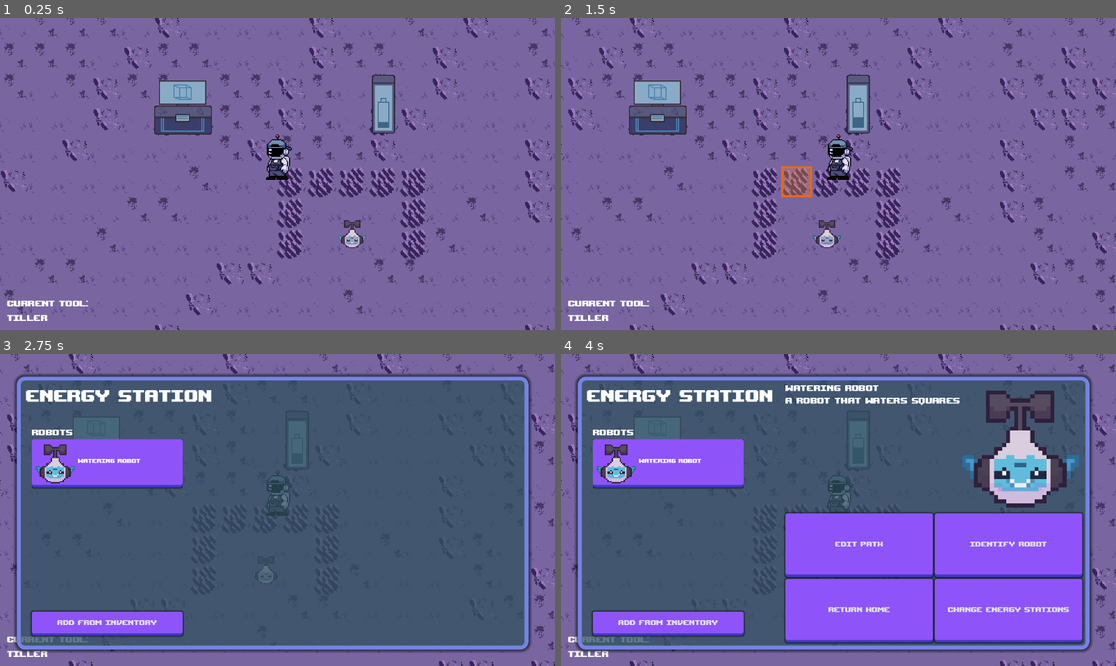
Above: before the commit, frames 1-4 (two rows, left to right).
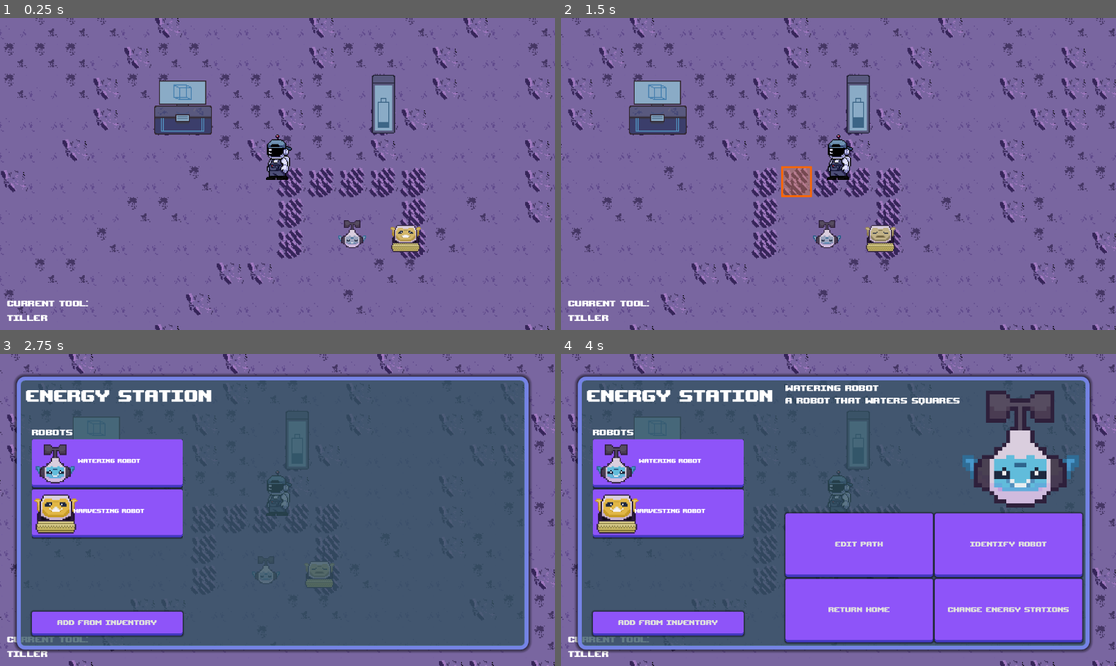
Above: after the commit, the same moments.

Repository: DevFTB/Moonbeam-Meadows
Game: Godot game, scene res://Level/moon.tscn
Two runs of this game, one before a commit and one after it. Both use one fixed random seed, a clock stepped at 60 frames per second and the inputs below.
Inputs (mouse positions are in pixels of both pictures, inside the frame that each line leads up to):
- Up to frame 1 (0.25 s): no input
- Up to frame 2 (1.5 s): tap Enter at 0.5 s; move the mouse to (960, 158) at 0.52 s; hold D (move_right) 0.53-1.25 s; hold E (interact) 0.53-1.25 s; click (960, 158) at 0.67 s; tap F (pickup) at 0.8 s; drag from (727, 189) to (860, 105) at 1.27 s
- Up to frame 3 (2.75 s): tap Space at 2 s; move the mouse to (333, 441) at 2.02 s; hold D (move_right) from 2.03 s (still down); hold E (interact) from 2.03 s (still down); tap F (pickup) at 2.3 s
- Up to frame 4 (4 s): release D (move_right) at 2.75 s; release E (interact) at 2.75 s; click "Watering Robot" (after the commit: "Harvesting Robot") at 2.75 s; click "Watering Robot" at 3.5 s

The runs differ from the first frame. In frame 1, 0.4% of the frame differs, in the area x 70-76%, y 66-76%; in frame 2, 0.4%; in frame 3, 4.5%, in the area x 5-60%, y 42-76%; in frame 4, 4.4%.

Commit message:
harvesting robot harvests

Diff:
--- a/Level/Crops/CropEntity.gd
+++ b/Level/Crops/CropEntity.gd
@@ -1,4 +1,5 @@
 extends Node2D
+class_name CropEntity
 
 var fertilised = false
 
--- a/Level/Crops/Resources/crop_moon_wheat.tres
+++ b/Level/Crops/Resources/crop_moon_wheat.tres
@@ -24,7 +24,7 @@
 produce_item = ExtResource("1_cvf4x")
 amount_of_stages = 3
 stage_textures = Array[Texture2D]([SubResource("AtlasTexture_h3e4s"), SubResource("AtlasTexture_5y8v1"), SubResource("AtlasTexture_5rlhg")])
-growth_time = 2.0
+growth_time = 0.1
 dehydration_rate = 0.05
 optimal_temperature = 20.0
 max_temp_modifier = 2.0
--- a/Level/Level.gd
+++ b/Level/Level.gd
@@ -127,3 +127,6 @@
 func clear_highlight():
 	for cell in get_used_cells_by_id(1):
 		set_cell(1, cell, -1)
+
+func get_crop_entity(grid_position: Vector2i) -> CropEntity:
+	return crop_map.get(grid_position)
--- a/Level/moon.tscn
+++ b/Level/moon.tscn
@@ -8,6 +8,7 @@
 [ext_resource type="Resource" uid="uid://d4eq6g7albnb4" path="res://Level/Fertiliser/fertiliser_lunar_sprinkles.tres" id="4_57r43"]
 [ext_resource type="Script" path="res://GUI/ToolGUI.gd" id="4_i0hmv"]
 [ext_resource type="PackedScene" uid="uid://si140o2awqdt" path="res://Level/Energy Station/energy_station.tscn" id="6_b6ae7"]
+[ext_resource type="Resource" uid="uid://choblhjhtnuhb" path="res://Robots/HarvestingRobot/harvesting_robot_resource.tres" id="6_iruk3"]
 [ext_resource type="Script" path="res://Level/Trade Station/TradeStation.gd" id="8_3x22d"]
 [ext_resource type="Script" path="res://Inventory/InventoryComponent.gd" id="9_iadx0"]
 [ext_resource type="Script" path="res://GUI/PhoneGUI.gd" id="9_kceb6"]
@@ -33,6 +34,7 @@
 [ext_resource type="Script" path="res://GUI/RobotInventoryGUI.gd" id="21_ktqqq"]
 [ext_resource type="Script" path="res://GUI/ErrorPassLabel.gd" id="28_48y4d"]
 [ext_resource type="Resource" uid="uid://bhgci1lelg6mr" path="res://Robots/WateringRobot/water_robot_resource.tres" id="30_acke8"]
+[ext_resource type="PackedScene" uid="uid://ddf6vsbhvrf" path="res://Robots/HarvestingRobot/harvesting_robot.tscn" id="35_42xdg"]
 [ext_resource type="PackedScene" uid="uid://cnbuxj36mxtbt" path="res://Robots/WateringRobot/watering_robot.tscn" id="35_74b3b"]
 [ext_resource type="Script" path="res://GUI/EditingCamera.gd" id="37_irf5s"]
 
@@ -104,7 +106,7 @@
 script = ExtResource("2_qn437")
 crops = Array[Resource("res://Level/Crops/CropResource.gd")]([ExtResource("3_v0lsh")])
 fertilisers = Array[Resource("res://Level/Fertiliser/FertiliserResource.gd")]([ExtResource("4_57r43")])
-robots = Array[Resource("res://Robots/RobotResource.gd")]([ExtResource("30_acke8")])
+robots = Array[Resource("res://Robots/RobotResource.gd")]([ExtResource("30_acke8"), ExtResource("6_iruk3")])
 
 [node name="Entities" type="Node2D" parent="."]
 
@@ -475,18 +477,19 @@
 script = ExtResource("10_u7prv")
 inventory = NodePath("../../../../../../../../Player/FertiliserInventory")
 
-[node name="VBoxContainer4" type="VBoxContainer" parent="CanvasLayer/GUI/OverscreenUI/PhoneGUI/Inventory/InventorySections"]
-layout_mode = 2
-size_flags_horizontal = 3
-
-[node name="Label" type="Label" parent="CanvasLayer/GUI/OverscreenUI/PhoneGUI/Inventory/InventorySections/VBoxContainer4"]
-layout_mode = 2
-text = "Robots"
-
-[node name="InventoryRobotGUI" type="VBoxContainer" parent="CanvasLayer/GUI/OverscreenUI/PhoneGUI/Inventory/InventorySections/VBoxContainer4" node_paths=PackedStringArray("inventory")]
-layout_mode = 2
-size_flags_vertical = 3
-script = ExtResource("21_ktqqq")
+[node name="VBoxContainer5" type="VBoxContainer" parent="CanvasLayer/GUI/OverscreenUI/PhoneGUI/Inventory/InventorySections"]
+layout_mode = 2
+size_flags_horizontal = 3
+
+[node name="Label" type="Label" parent="CanvasLayer/GUI/OverscreenUI/PhoneGUI/Inventory/InventorySections/VBoxContainer5"]
+layout_mode = 2
+text = "Robots
+"
+
+[node name="Label3" type="Label" parent="CanvasLayer/GUI/OverscreenUI/PhoneGUI/Inventory/InventorySections/VBoxContainer5" node_paths=PackedStringArray("inventory")]
+layout_mode = 2
+size_flags_vertical = 2
+script = ExtResource("10_u7prv")
 inventory = NodePath("../../../../../../../../Player/RobotInventory")
 
 [node name="Control" type="Control" parent="CanvasLayer/GUI/OverscreenUI/PhoneGUI/Inventory"]
@@ -823,7 +826,10 @@
 
 [node name="Robots" type="Node2D" parent="."]
 
-[node name="Robot" parent="Robots" instance=ExtResource("35_74b3b")]
+[node name="WateringRobot" parent="Robots" instance=ExtResource("35_74b3b")]
+
+[node name="HarvestingRobot" parent="Robots" instance=ExtResource("35_42xdg")]
+position = Vector2(551, 404)
 
 [node name="GridPathLine" type="Node2D" parent="."]
 script = ExtResource("19_gqpxo")
--- /dev/null
+++ b/Robots/HarvestingRobot/HarvestingRobot.gd
@@ -0,0 +1,24 @@
+extends "res://Robots/Robot.gd"
+
+func can_do_action(grid_position):
+	var crop_entity = level.get_crop_entity(grid_position)
+	return crop_entity != null and crop_entity.is_fully_grown()
+
+func do_action(grid_position):
+	if level.harvest_land(grid_position, self):
+		super.do_action(grid_position)
+
+func get_inventory(item_type: InventoryItem.ItemType) -> InventoryComponent:
+	if item_type == InventoryItem.ItemType.PRODUCE:
+		return $ProduceInventory
+	return null
+
+func power_down():
+	$WheelParticlesLeft.emitting = false
+	$WheelParticlesRight.emitting = false
+	super.power_down()
+
+func on_move_start():
+	$WheelParticlesLeft.emitting = true
+	$WheelParticlesRight.emitting = true
+	super.on_move_start()
--- /dev/null
+++ b/Robots/HarvestingRobot/harvesting_robot.tscn
@@ -0,0 +1,95 @@
+[gd_scene load_steps=14 format=3 uid="uid://ddf6vsbhvrf"]
+
+[ext_resource type="Script" path="res://Robots/HarvestingRobot/HarvestingRobot.gd" id="1_jlpvt"]
+[ext_resource type="Resource" uid="uid://bj22gf230c1eh" path="res://Robots/HarvestingRobot/harvesting_robot_item.tres" id="2_yh3pa"]
+[ext_resource type="SpriteFrames" uid="uid://chcp5qw6tyuew" path="res://Robots/HarvestingRobot/harvesting_robot_sprite_frames.tres" id="3_pjssa"]
+[ext_resource type="Texture2D" uid="uid://b0e7iq0qo58q4" path="res://Robots/robot_track_particle.png" id="3_yovqt"]
+[ext_resource type="Script" path="res://Robots/RobotAnimationController.gd" id="4_kvdie"]
+[ext_resource type="Script" path="res://Robots/ProximityInteractor.gd" id="5_rak5r"]
+[ext_resource type="Theme" uid="uid://c2bxfvlq30rpq" path="res://GUI/gui_theme.tres" id="6_jat5i"]
+[ext_resource type="Script" path="res://Inventory/InventoryComponent.gd" id="7_xumjc"]
+
+[sub_resource type="Curve" id="Curve_a8we4"]
+max_value = 2.0
+_data = [Vector2(0.0157233, 1.09091), 0.0, 0.0, 0, 0, Vector2(0.327044, 0.709091), 0.0, 0.0, 0, 0, Vector2(1, 0.236364), 0.0, 0.0, 0, 0]
+point_count = 3
+
+[sub_resource type="CurveTexture" id="CurveTexture_k8kxl"]
+curve = SubResource("Curve_a8we4")
+
+[sub_resource type="ParticleProcessMaterial" id="ParticleProcessMaterial_5ymre"]
+emission_shape = 1
+emission_sphere_radius = 1.0
+particle_flag_disable_z = true
+spread = 180.0
+gravity = Vector3(0, 0, 0)
+initial_velocity_min = 27.61
+initial_velocity_max = 33.46
+angular_velocity_min = 15.97
+angular_velocity_max = 42.11
+orbit_velocity_min = 0.0
+orbit_velocity_max = 0.0
+scale_max = 1.56
+scale_curve = SubResource("CurveTexture_k8kxl")
+color = Color(0.521569, 0.466667, 0.521569, 1)
+
+[sub_resource type="CircleShape2D" id="CircleShape2D_we5yd"]
+
+[sub_resource type="CircleShape2D" id="CircleShape2D_74qjm"]
+radius = 41.0122
+
+[node name="HarvestingRobot" type="CharacterBody2D" groups=["robot"]]
+position = Vector2(496, 400)
+collision_layer = 2
+collision_mask = 7
+motion_mode = 1
+script = ExtResource("1_jlpvt")
+pickup_item = ExtResource("2_yh3pa")
+
+[node name="WheelParticlesLeft" type="GPUParticles2D" parent="."]
+position = Vector2(-12, -7)
+emitting = false
+process_material = SubResource("ParticleProcessMaterial_5ymre")
+texture = ExtResource("3_yovqt")
+lifetime = 0.4
+explosiveness = 0.73
+
+[node name="WheelParticlesRight" type="GPUParticles2D" parent="."]
+position = Vector2(13, -6)
+emitting = false
+amount = 20
+process_material = SubResource("ParticleProcessMaterial_5ymre")
+texture = ExtResource("3_yovqt")
+lifetime = 0.4
+
+[node name="RobotAnimationController" type="AnimatedSprite2D" parent="."]
+position = Vector2(0, -10)
+sprite_frames = ExtResource("3_pjssa")
+animation = &"powered"
+script = ExtResource("4_kvdie")
+
+[node name="CollisionShape2D" type="CollisionShape2D" parent="."]
+shape = SubResource("CircleShape2D_we5yd")
+
+[node name="ProximityInteractor" type="Area2D" parent="."]
+collision_layer = 0
+monitorable = false
+script = ExtResource("5_rak5r")
+
+[node name="CollisionShape2D" type="CollisionShape2D" parent="ProximityInteractor"]
+shape = SubResource("CircleShape2D_74qjm")
+debug_color = Color(0.705882, 0.447059, 0.533333, 0.419608)
+
+[node name="ProgressBar" type="ProgressBar" parent="ProximityInteractor"]
+visible = false
+offset_left = -14.0
+offset_top = -38.0
+offset_right = 16.0
+offset_bottom = -28.0
+theme = ExtResource("6_jat5i")
+value = 47.9
+show_percentage = false
+
+[node name="ProduceInventory" type="Node" parent="."]
+script = ExtResource("7_xumjc")
+cheat_mode = false
--- /dev/null
+++ b/Robots/HarvestingRobot/harvesting_robot_item.tres
@@ -0,0 +1,16 @@
+[gd_resource type="Resource" script_class="InventoryItem" load_steps=4 format=3 uid="uid://bj22gf230c1eh"]
+
+[ext_resource type="Texture2D" uid="uid://dcw0unc4ct51o" path="res://Robots/HarvestingRobot/harvesting_robot.png" id="1_k4rqg"]
+[ext_resource type="Script" path="res://Inventory/InventoryItem.gd" id="1_q5dof"]
+
+[sub_resource type="AtlasTexture" id="AtlasTexture_1u7wa"]
+atlas = ExtResource("1_k4rqg")
+region = Rect2(0, 0, 32, 32)
+
+[resource]
+script = ExtResource("1_q5dof")
+item_name = "Harvesting Robot"
+item_icon = SubResource("AtlasTexture_1u7wa")
+item_type = 3
+buy_price = 20
+sell_price = 10
--- /dev/null
+++ b/Robots/HarvestingRobot/harvesting_robot_resource.tres
@@ -0,0 +1,18 @@
+[gd_resource type="Resource" script_class="RobotResource" load_steps=6 format=3 uid="uid://choblhjhtnuhb"]
+
+[ext_resource type="Script" path="res://Robots/RobotResource.gd" id="1_2uf1l"]
+[ext_resource type="Texture2D" uid="uid://dcw0unc4ct51o" path="res://Robots/HarvestingRobot/harvesting_robot.png" id="1_l3hbm"]
+[ext_resource type="PackedScene" uid="uid://ddf6vsbhvrf" path="res://Robots/HarvestingRobot/harvesting_robot.tscn" id="1_tps6f"]
+[ext_resource type="Resource" uid="uid://bj22gf230c1eh" path="res://Robots/HarvestingRobot/harvesting_robot_item.tres" id="2_rwbp5"]
+
+[sub_resource type="AtlasTexture" id="AtlasTexture_6hfow"]
+atlas = ExtResource("1_l3hbm")
+region = Rect2(0, 0, 32, 32)
+
+[resource]
+script = ExtResource("1_2uf1l")
+robot_type_name = "Harvesting Robot"
+robot_description = "A robot that harvests. Specially equipped to go over farmland"
+robot_icon = SubResource("AtlasTexture_6hfow")
+robot_item = ExtResource("2_rwbp5")
+entity_scene = ExtResource("1_tps6f")
--- /dev/null
+++ b/Robots/HarvestingRobot/harvesting_robot_sprite_frames.tres
@@ -0,0 +1,100 @@
+[gd_resource type="SpriteFrames" load_steps=13 format=3 uid="uid://chcp5qw6tyuew"]
+
+[ext_resource type="Texture2D" uid="uid://dcw0unc4ct51o" path="res://Robots/HarvestingRobot/harvesting_robot.png" id="2_y3ugd"]
+[ext_resource type="Texture2D" uid="uid://clpulp707gvro" path="res://Robots/HarvestingRobot/harvesting_robot_power_down.png" id="3_wwc7a"]
+
+[sub_resource type="AtlasTexture" id="AtlasTexture_7855n"]
+atlas = ExtResource("3_wwc7a")
+region = Rect2(0, 0, 32, 32)
+
+[sub_resource type="AtlasTexture" id="AtlasTexture_xdknx"]
+atlas = ExtResource("3_wwc7a")
+region = Rect2(32, 0, 32, 32)
+
+[sub_resource type="AtlasTexture" id="AtlasTexture_4qbdv"]
+atlas = ExtResource("3_wwc7a")
+region = Rect2(64, 0, 32, 32)
+
+[sub_resource type="AtlasTexture" id="AtlasTexture_5se0e"]
+atlas = ExtResource("3_wwc7a")
+region = Rect2(64, 0, 32, 32)
+
+[sub_resource type="AtlasTexture" id="AtlasTexture_nmpba"]
+atlas = ExtResource("3_wwc7a")
+region = Rect2(32, 0, 32, 32)
+
+[sub_resource type="AtlasTexture" id="AtlasTexture_s858j"]
+atlas = ExtResource("3_wwc7a")
+region = Rect2(0, 0, 32, 32)
+
+[sub_resource type="AtlasTexture" id="AtlasTexture_otjf0"]
+atlas = ExtResource("2_y3ugd")
+region = Rect2(0, 0, 32, 32)
+
+[sub_resource type="AtlasTexture" id="AtlasTexture_2mie3"]
+atlas = ExtResource("2_y3ugd")
+region = Rect2(32, 0, 32, 32)
+
+[sub_resource type="AtlasTexture" id="AtlasTexture_j1mus"]
+atlas = ExtResource("2_y3ugd")
+region = Rect2(64, 0, 32, 32)
+
+[sub_resource type="AtlasTexture" id="AtlasTexture_r14qk"]
+atlas = ExtResource("3_wwc7a")
+region = Rect2(64, 0, 32, 32)
+
+[resource]
+animations = [{
+"frames": [{
+"duration": 1.0,
+"texture": SubResource("AtlasTexture_7855n")
+}, {
+"duration": 1.0,
+"texture": SubResource("AtlasTexture_xdknx")
+}, {
+"duration": 1.0,
+"texture": SubResource("AtlasTexture_4qbdv")
+}],
+"loop": false,
+"name": &"power_down",
+"speed": 4.0
+}, {
+"frames": [{
+"duration": 1.0,
+"texture": SubResource("AtlasTexture_5se0e")
+}, {
+"duration": 1.0,
+"texture": SubResource("AtlasTexture_nmpba")
+}, {
+"duration": 1.0,
+"texture": SubResource("AtlasTexture_s858j")
+}],
+"loop": false,
+"name": &"power_up",
+"speed": 3.0
+}, {
+"frames": [{
+"duration": 1.0,
+"texture": SubResource("AtlasTexture_otjf0")
+}, {
+"duration": 1.0,
+"texture": SubResource("AtlasTexture_2mie3")
+}, {
+"duration": 1.0,
+"texture": SubResource("AtlasTexture_j1mus")
+}, {
+"duration": 1.0,
+"texture": SubResource("AtlasTexture_2mie3")
+}],
+"loop": true,
+"name": &"powered",
+"speed": 2.0
+}, {
+"frames": [{
+"duration": 1.0,
+"texture": SubResource("AtlasTexture_r14qk")
+}],
+"loop": true,
+"name": &"unpowered",
+"speed": 5.0
+}]
--- a/Robots/ProximityInteractor.gd
+++ b/Robots/ProximityInteractor.gd
@@ -52,7 +52,7 @@
 
 func _input(event):
 	if event is InputEventKey:
-		if event.is_action_pressed("pickup"):
+		if event.is_action_pressed("pickup") and interacting_player != null:
 			start_pickup()
 		elif event.is_action_released("pickup"):
 			stop_pickup()
--- a/Robots/Robot.gd
+++ b/Robots/Robot.gd
@@ -130,14 +130,16 @@
 		path_index = 0
 
 	pass
+func on_move_start():
+	pass
 
 func move_to_grid(grid_position: Vector2i):
+	on_move_start()
 	var current_position = get_current_position()
 	if grid_position != current_position:
 		if (current_position - grid_position).length() == 1:
 			direction =  grid_position - current_position
 			target_position = grid_position
-			("target %s" % str(target_position))
 			energy -= move_energy_cost
 			is_navigation_finished = false
 		else:
--- a/Robots/WateringRobot.gd
+++ b/Robots/WateringRobot.gd
@@ -7,12 +7,9 @@
 
 func can_do_action(grid_position):
 	var should_water = level.get_water_level(grid_position) < water_threshold
-	("water level at %s is %f" % [str(grid_position), level.get_water_level(grid_position)])
 	return water_tank > 0 and should_water
 
 func do_action(grid_position):
 	if level.water_land(grid_position):
-		("watered land at %s" % str(grid_position))
-		("water level now %d" % water_tank )
 		water_tank -= 1
 		super.do_action(grid_position)
Not shown: 1 places in Level/moon.tscn that only renumber resources
Binary file added: Robots/HarvestingRobot/harvesting_robot.png
Not shown, added: Robots/HarvestingRobot/harvesting_robot.png.import
Binary file added: Robots/HarvestingRobot/harvesting_robot_power_down.png
Not shown, added: Robots/HarvestingRobot/harvesting_robot_power_down.png.import
Binary file added: Robots/robot_track_particle.png
Not shown, added: Robots/robot_track_particle.png.import
